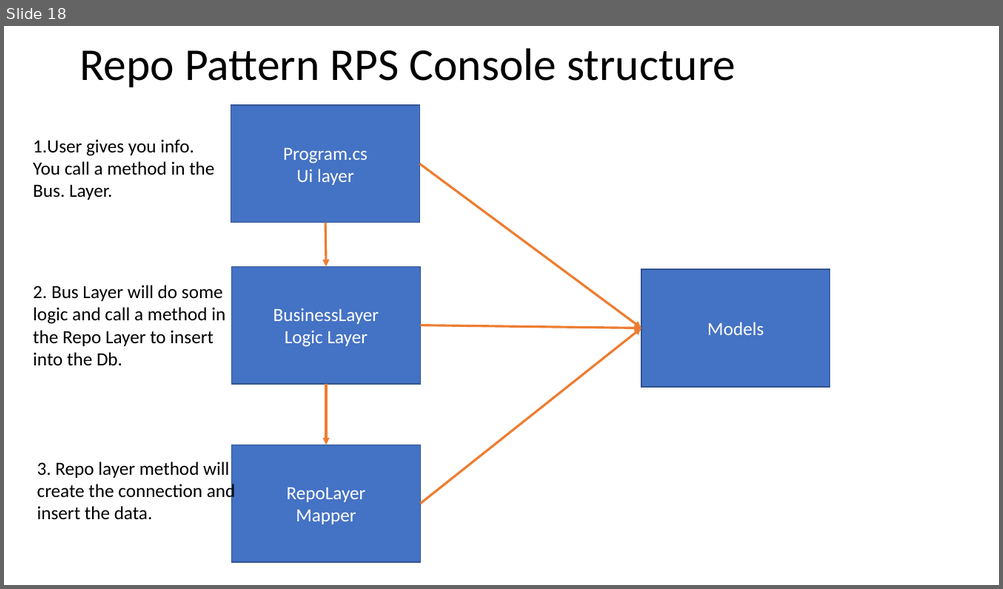
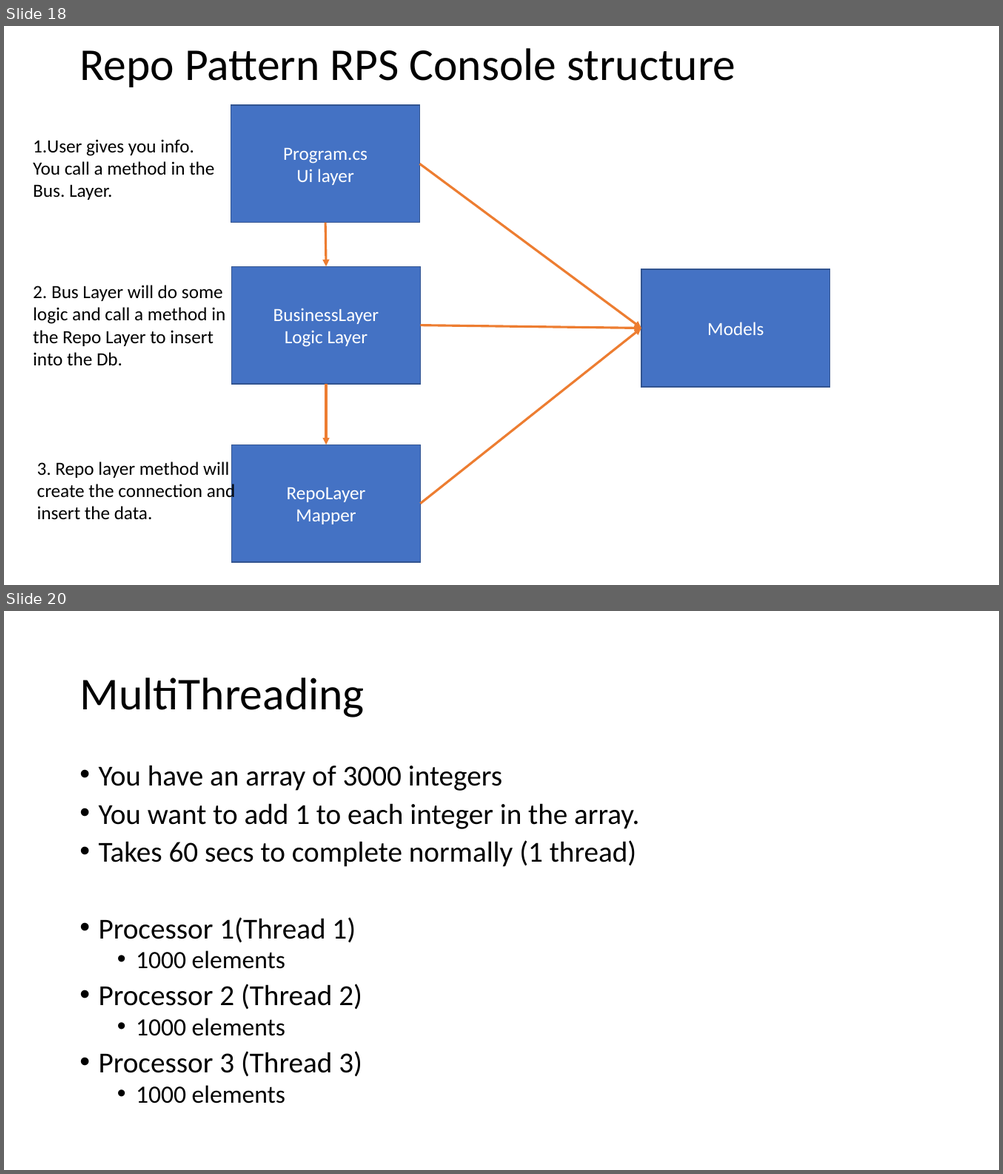
Before and after one commit to 071822-dotnet-ext-batch-org/071822-dotnet-ext-batch-repo, a slide deck: MarkDrawrings.pptx. Shown one above the other, each under a label of ours: slide 18 before the commit, slides 18 and 20 after it; the slides between them are not shown. The pictures are 1003x589 and 1003x1174 pixels, drawn with LibreOffice and Linux fonts; fonts in the diff are those of the drawing. Boxes give left, top, right and bottom in pixels: in the first picture for what was removed or moved away, otherwise in the second. Text is boxed around its words. In the diff, an @@ line names an element or a change of style, - is before the commit and + after.

```diff
--- a/MarkDrawrings.pptx
+++ b/MarkDrawrings.pptx
@@ slide 20 added at (x1=4, y1=611, x2=999, y2=1170), background #FFFFFF @@
@@ title added at (x1=79, y1=678, x2=364, y2=718), 44 pt, text #000000 @@
+MultiThreading
@@ text added at (x1=99, y1=765, x2=639, y2=1104), 28 pt, text #000000 @@
+• You have an array of 3000 integers
+• You want to add 1 to each integer in the array.
+• Takes 60 secs to complete normally (1 thread)
+• Processor 1(Thread 1)
+  • 1000 elements
+• Processor 2 (Thread 2)
+  • 1000 elements
+• Processor 3 (Thread 3)
+  • 1000 elements
```
Also in this commit, not shown: 1 other slide added, 4 other files.
